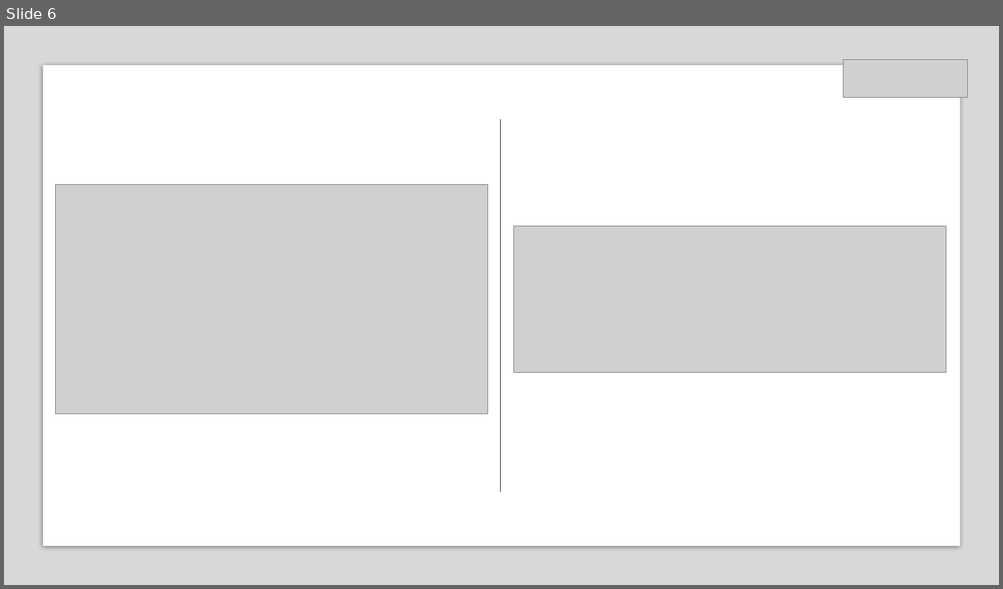
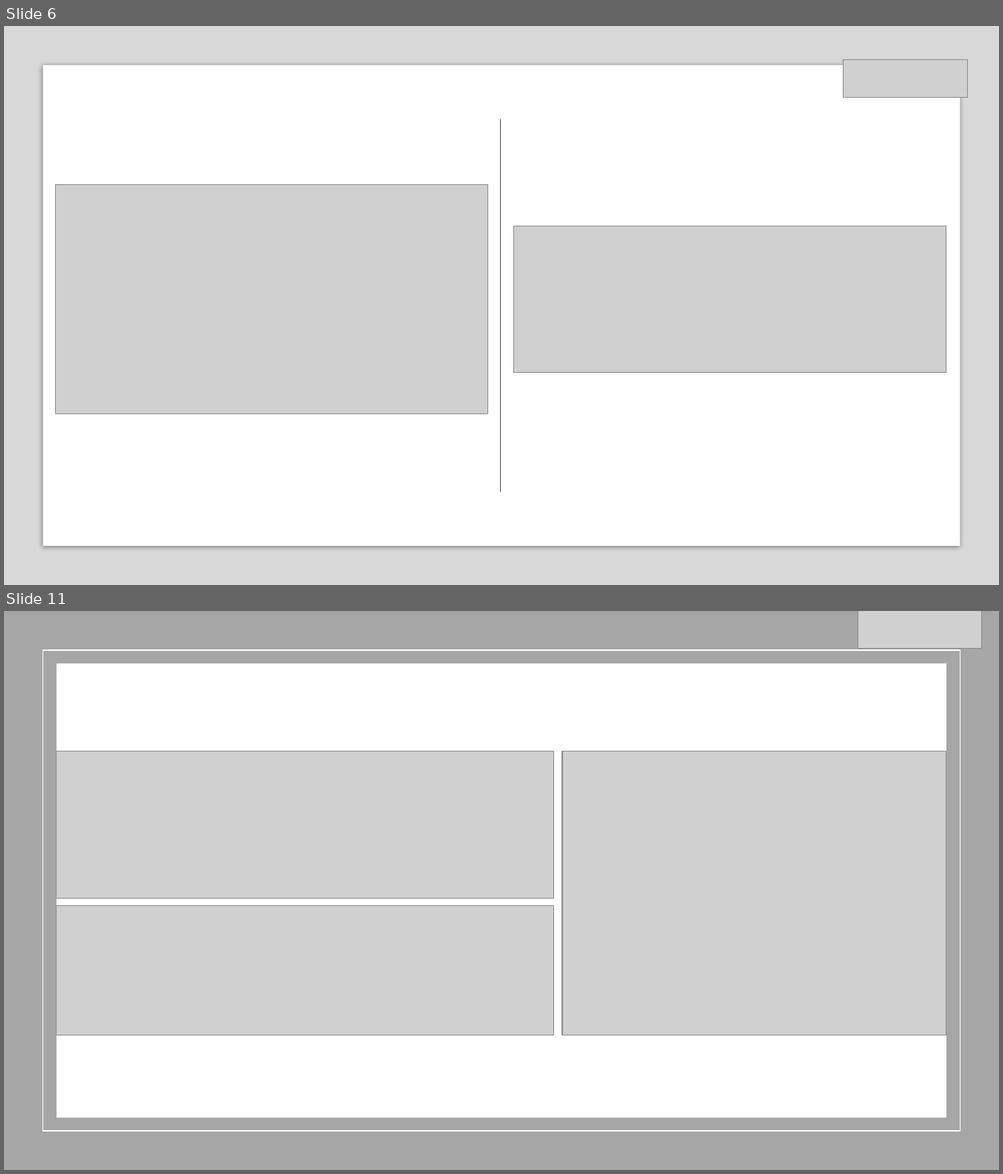
Before and after one commit to MarcFerrerMargarit/RBM_Grid_Generator, a slide deck: Presentation/Presentacio.pptx. Shown one above the other, each under a label of ours: slide 6 before the commit, slides 6 and 11 after it; the slides between them are not shown. The pictures are 1003x589 and 1003x1174 pixels, drawn with LibreOffice and Linux fonts; fonts in the diff are those of the drawing; grey boxes stand for pictures. Boxes give left, top, right and bottom in pixels: in the first picture for what was removed or moved away, otherwise in the second. Text is boxed around its words. In the diff, an @@ line names an element or a change of style, - is before the commit and + after.

```diff
--- a/Presentation/Presentacio.pptx
+++ b/Presentation/Presentacio.pptx
@@ slide 11 added at <box>4,611,999,1170</box>, background #FFFFFF @@
@@ rectangle added at <box>4,611,999,1170</box>, fill #A6A6A6 @@
@@ picture added at <box>857,611,982,648</box> @@
@@ rectangle added at <box>42,650,960,1132</box>, outline #FFFFFF 1 pt @@
@@ rectangle added at <box>57,664,946,1118</box>, fill #FFFFFF @@
@@ picture added at <box>57,752,554,899</box> @@
@@ picture added at <box>562,752,946,1036</box> @@
@@ picture added at <box>57,906,554,1035</box> @@
```
Also in this commit, not shown: 1 slide changed, 7 other slides added.
